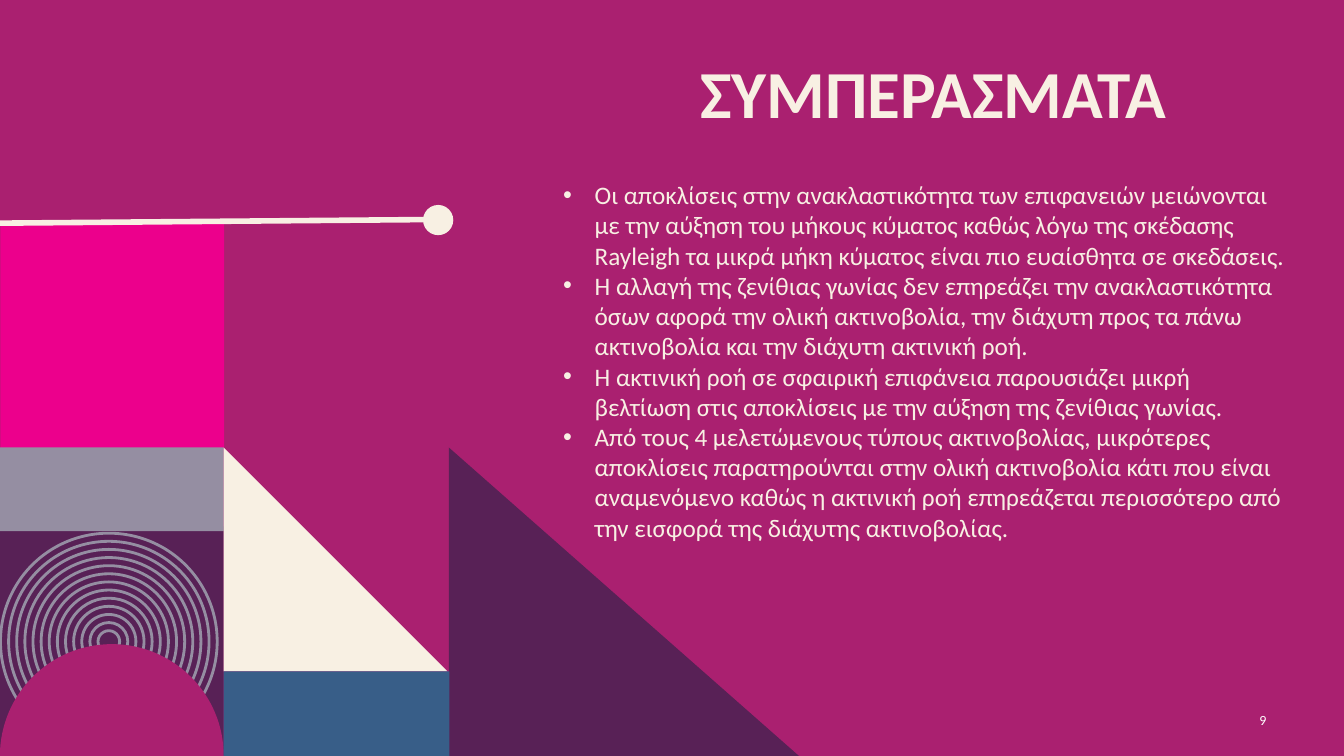
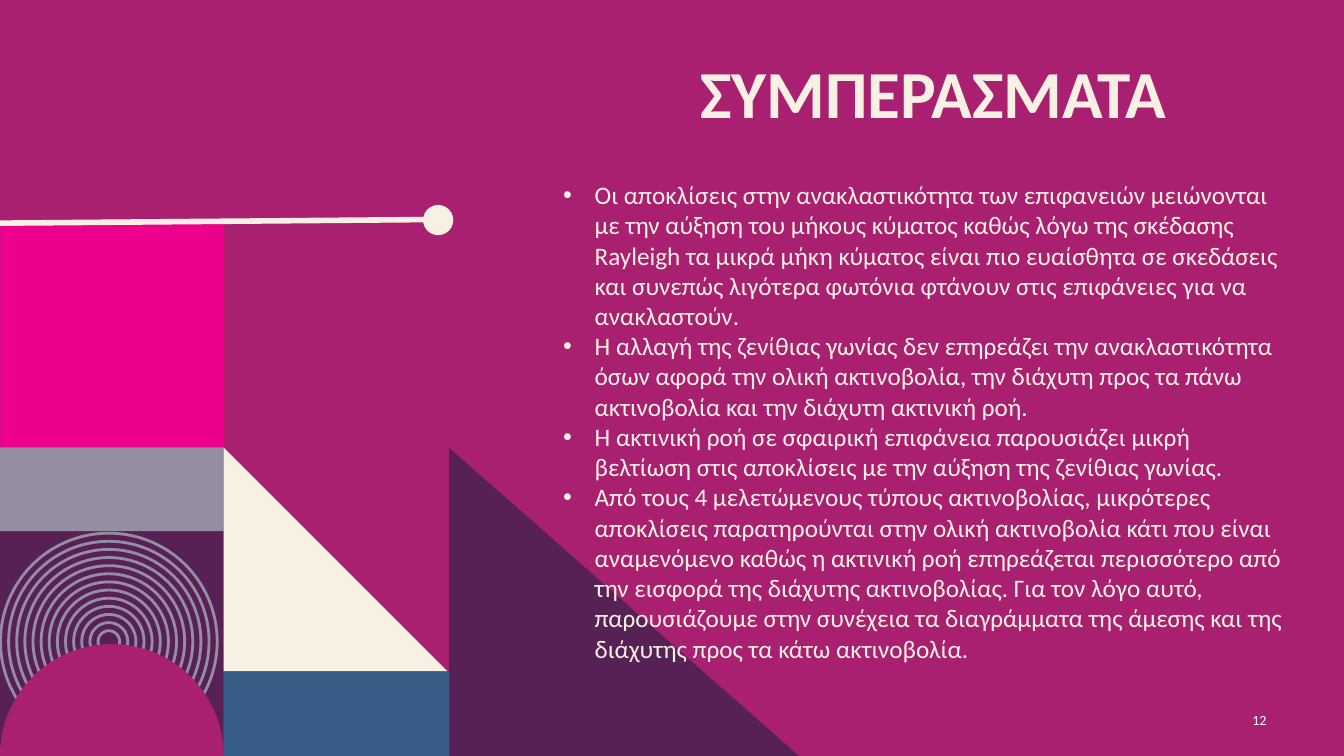
Before and after one commit to nadezsha/MSc---Applied-Meteorology-and-Environmental-Physics, a slide deck: slide 12 of Radiation and Atmosphere Interaction/Report 3/ΕργασίαΤρία.pptx (slide 9 before the commit). Drawn at 1344x756 pixels with LibreOffice and Linux fonts; fonts in the diff are those of the drawing; background and template pictures are left out. Boxes give left, top, right and bottom in pixels: in the first picture for what was removed or moved away, otherwise in the second. Text is boxed around its words. In the diff, an @@ line names an element or a change of style, - is before the commit and + after.

```diff
--- a/Radiation and Atmosphere Interaction/Report 3/ΕργασίαΤρία.pptx
+++ b/Radiation and Atmosphere Interaction/Report 3/ΕργασίαΤρία.pptx
@@ text at <box>595,186,1277,325</box>: text changed @@
-• Οι αποκλίσεις στην ανακλαστικότητα των επιφανειών μειώνονται με την αύξηση του μήκους κύματος καθώς λόγω της σκέδασης Rayleigh τα μικρά μήκη κύματος είναι πιο ευαίσθητα σε σκεδάσεις.
+• Οι αποκλίσεις στην ανακλαστικότητα των επιφανειών μειώνονται με την αύξηση του μήκους κύματος καθώς λόγω της σκέδασης Rayleigh τα μικρά μήκη κύματος είναι πιο ευαίσθητα σε σκεδάσεις και συνεπώς λιγότερα φωτόνια φτάνουν στις επιφάνειες για να ανακλαστούν.
@@ text at <box>595,488,1282,664</box>: text changed @@
-• Από τους 4 μελετώμενους τύπους ακτινοβολίας, μικρότερες αποκλίσεις παρατηρούνται στην ολική ακτινοβολία κάτι που είναι αναμενόμενο καθώς η ακτινική ροή επηρεάζεται περισσότερο από την εισφορά της διάχυτης ακτινοβολίας.
+• Από τους 4 μελετώμενους τύπους ακτινοβολίας, μικρότερες αποκλίσεις παρατηρούνται στην ολική ακτινοβολία κάτι που είναι αναμενόμενο καθώς η ακτινική ροή επηρεάζεται περισσότερο από την εισφορά της διάχυτης ακτινοβολίας. Για τον λόγο αυτό, παρουσιάζουμε στην συνέχεια τα διαγράμματα της άμεσης και της διάχυτης προς τα κάτω ακτινοβολία.
@@ page number at <box>1252,716,1266,725</box>: text changed @@
-9
+12
```
Also in this commit, not shown: 2 other slides changed, 11 slides added, 5 slides removed.
